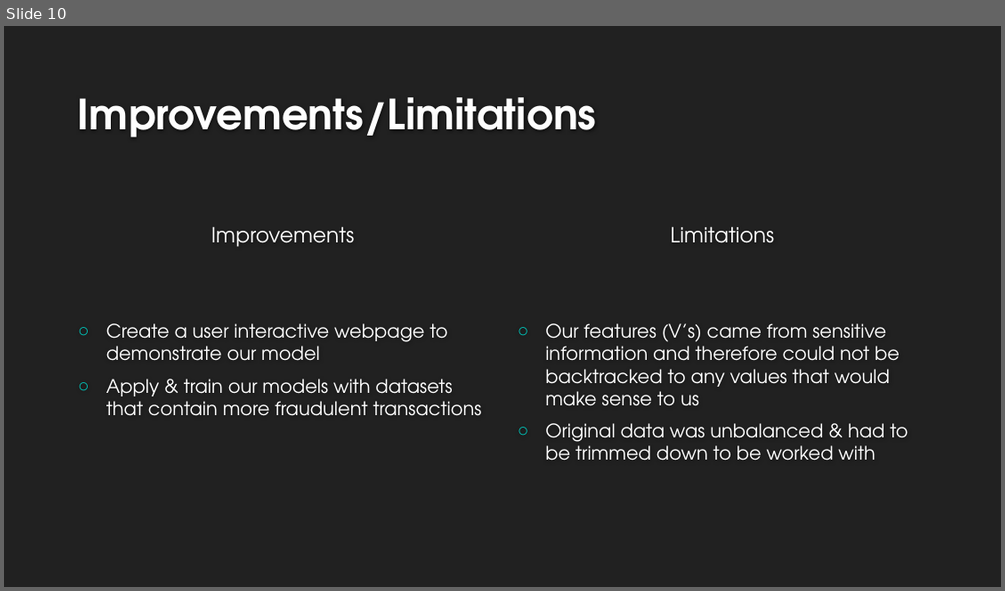
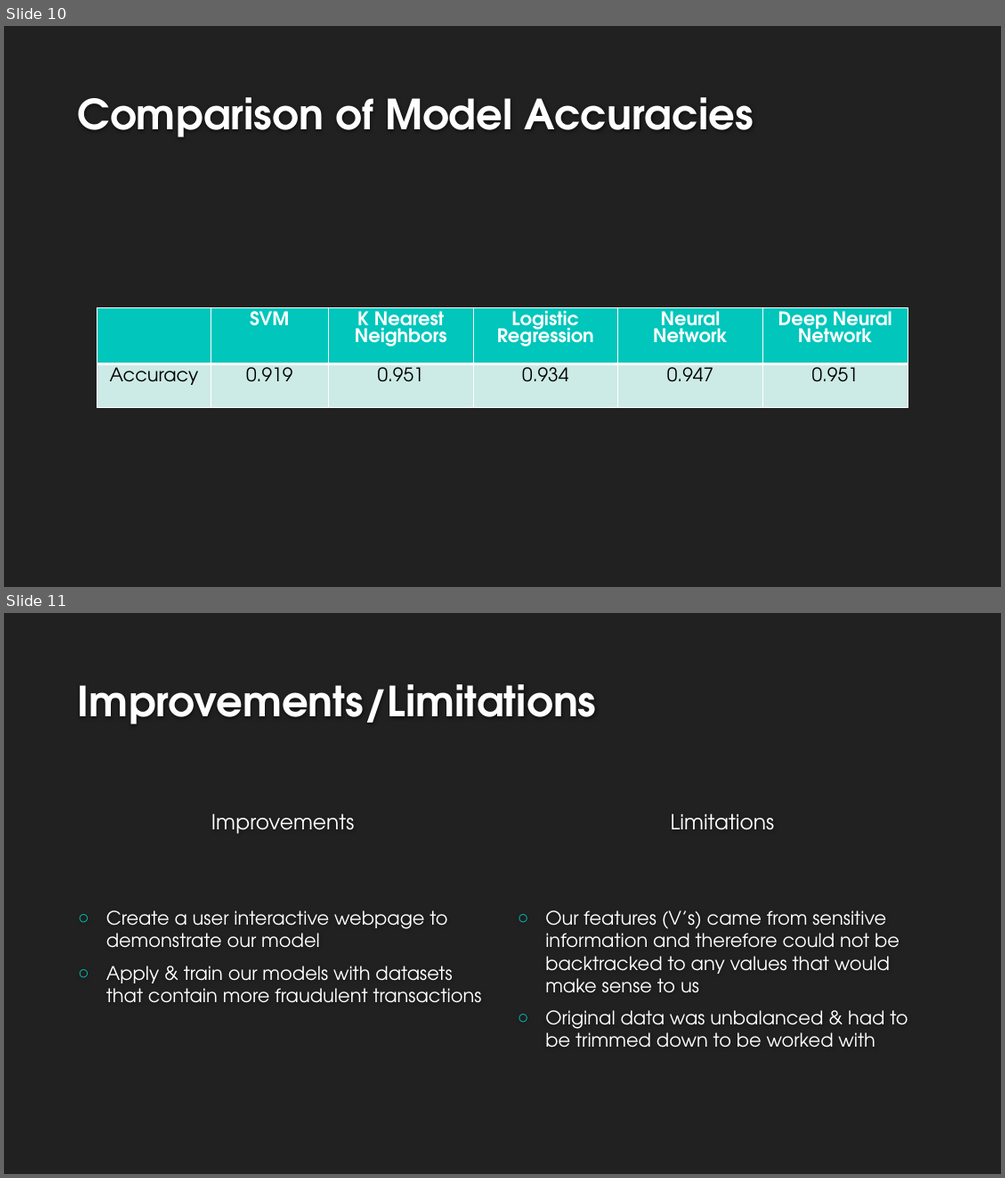
Before and after one commit to Sal-r/Credit-Card-Fraud, a slide deck: Credit_Card_Fraud_Presentation.pptx. Shown one above the other, each under a label of ours: slide 10 before the commit, slides 10 and 11 after it. The pictures are 1005x591 and 1005x1178 pixels, drawn with LibreOffice and Linux fonts; fonts in the diff are those of the drawing; background and template pictures are left out. Boxes give left, top, right and bottom in pixels: in the first picture for what was removed or moved away, otherwise in the second. Text is boxed around its words. In the diff, an @@ line names an element or a change of style, - is before the commit and + after.

Commit message:
Presentation

```diff
--- a/Credit_Card_Fraud_Presentation.pptx
+++ b/Credit_Card_Fraud_Presentation.pptx
@@ slide 10 added at box(4, 26, 1001, 587), background #212121 @@
@@ title added at box(78, 97, 753, 137), 40 pt, text #FEFEFE, bold @@
+Comparison of Model Accuracies
@@ table added at box(97, 308, 909, 408), 2 rows, 6 columns @@
+ | SVM | K Nearest Neighbors | Logistic Regression | Neural Network | Deep Neural Network
+Accuracy | 0.919 | 0.951 | 0.934 | 0.947 | 0.951
@@ what was slide 10 is now slide 11 @@
```
